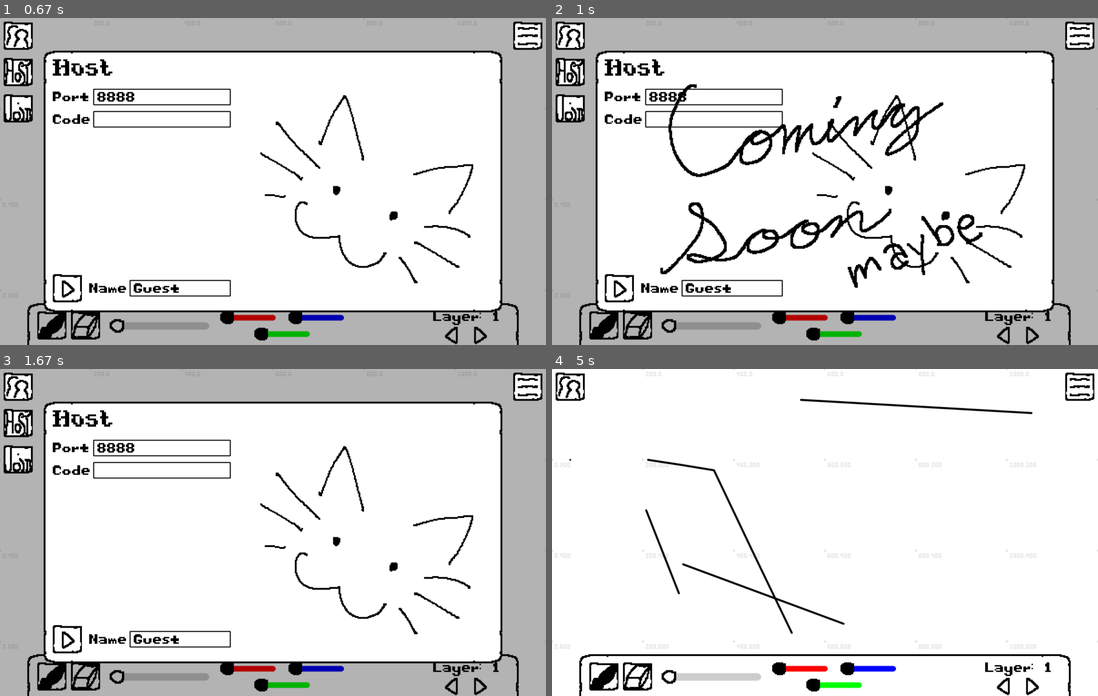
Above: before the commit, frames 1-4 (two rows, left to right).
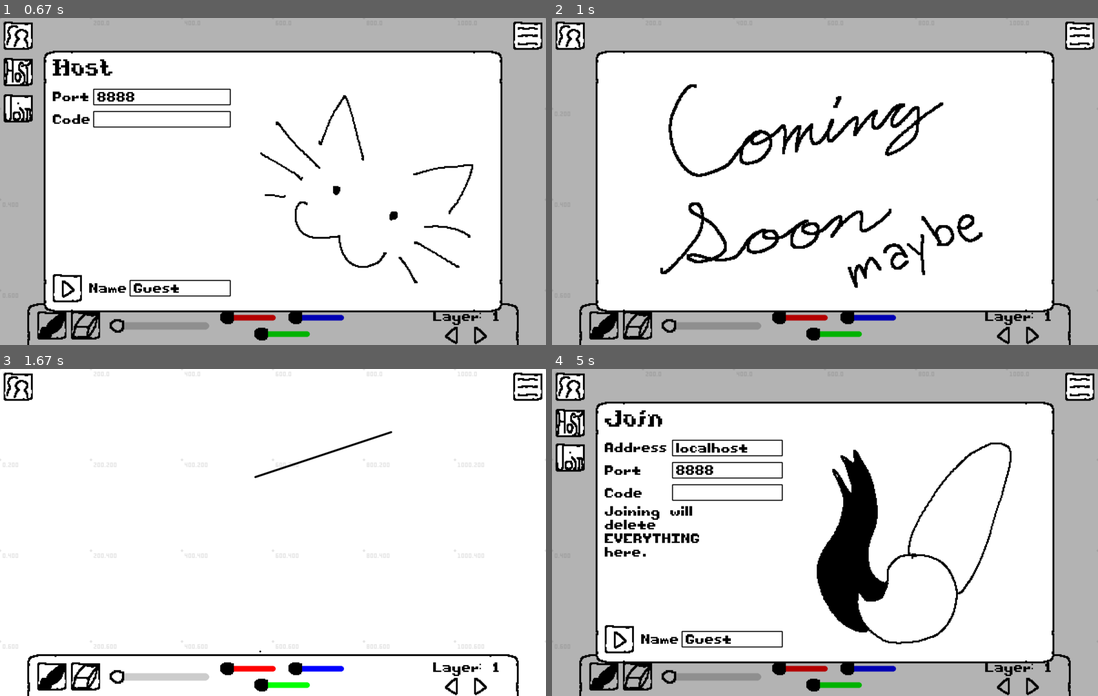
Above: after the commit, the same moments.

Repository: lolcerdef/drawingBoardThingy
Game: LÖVE game, started from main.lua
Two runs of this game, one before a commit and one after it. Both use one fixed random seed, a clock stepped at 60 frames per second and the inputs below.
Inputs (mouse positions are in pixels of both pictures, inside the frame that each line leads up to):
- Up to frame 1 (0.67 s): press the mouse at (16, 37) at 0.37 s; move the mouse to (103, 57) at 0.47 s; release the mouse at (191, 80) at 0.6 s
- Up to frame 2 (1 s): press the mouse at (1081, 37) at 0.7 s; move the mouse to (852, 103) at 0.8 s; release the mouse at (628, 171) at 0.93 s
- Up to frame 3 (1.67 s): press the mouse at (529, 388) at 1.03 s; move the mouse to (393, 431) at 1.13 s; release the mouse at (256, 476) at 1.27 s; press the mouse at (251, 669) at 1.37 s; move the mouse to (256, 660) at 1.47 s; release the mouse at (262, 650) at 1.6 s
- Up to frame 4 (5 s): press the mouse at (1005, 682) at 1.7 s; move the mouse to (928, 601) at 1.8 s; release the mouse at (846, 519) at 1.93 s; press the mouse at (568, 388) at 2.03 s; move the mouse to (803, 398) at 2.13 s; release the mouse at (1032, 411) at 2.27 s; press the mouse at (715, 470) at 2.37 s; move the mouse to (683, 463) at 2.47 s; release the mouse at (650, 460) at 2.6 s; press the mouse at (1005, 682) at 2.7 s; move the mouse to (841, 624) at 2.8 s; release the mouse at (683, 565) at 2.93 s; press the mouse at (715, 470) at 3.03 s; move the mouse to (754, 552) at 3.13 s; release the mouse at (792, 633) at 3.27 s; press the mouse at (710, 676) at 3.37 s; move the mouse to (677, 594) at 3.47 s; release the mouse at (644, 509) at 3.6 s; type "an" at 4.17 s; type "n" at 4.37 s; tap Enter at 4.5 s; click (568, 460) at 4.72 s, where only the run after the commit has a clickable "0.200"

Frame 1 is identical in both runs. In frame 2, 3.7% of the frame differs, in the area x 0-87%, y 12-88%; in frame 3, 36%; in frame 4, 41%, in the area x 0-100%, y 0-100%.

Commit message:
fixed both multiplayer and menu being able to be open at the same time

Diff:
--- a/conf.lua
+++ b/conf.lua
@@ -1,5 +1,5 @@
 function love.conf(t)
-	t.console = true
+	t.console = false
 	t.window.width = 1200
 	t.window.height = 720
 
--- a/main.lua
+++ b/main.lua
@@ -363,6 +363,7 @@
 	end
 
 	ui.button(8, 8, nil, sprites.icons.multiplayer, nil, function()
+		menuDialog = false
 		multiplayerDialog = not multiplayerDialog
 		if multiplayerDialog then
 			love.mouse.setCursor(cursors.cursor)
@@ -377,6 +378,7 @@
 	end
 
 	ui.button(1128, 8, nil, sprites.icons.burger, nil, function()
+		multiplayerDialog = false
 		menuDialog = not menuDialog
 	end)
 
